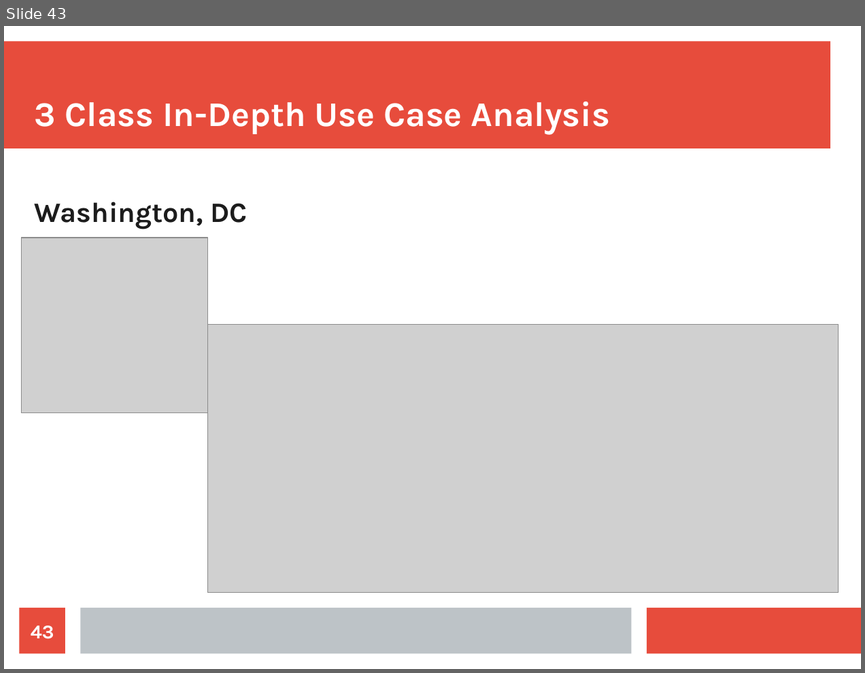
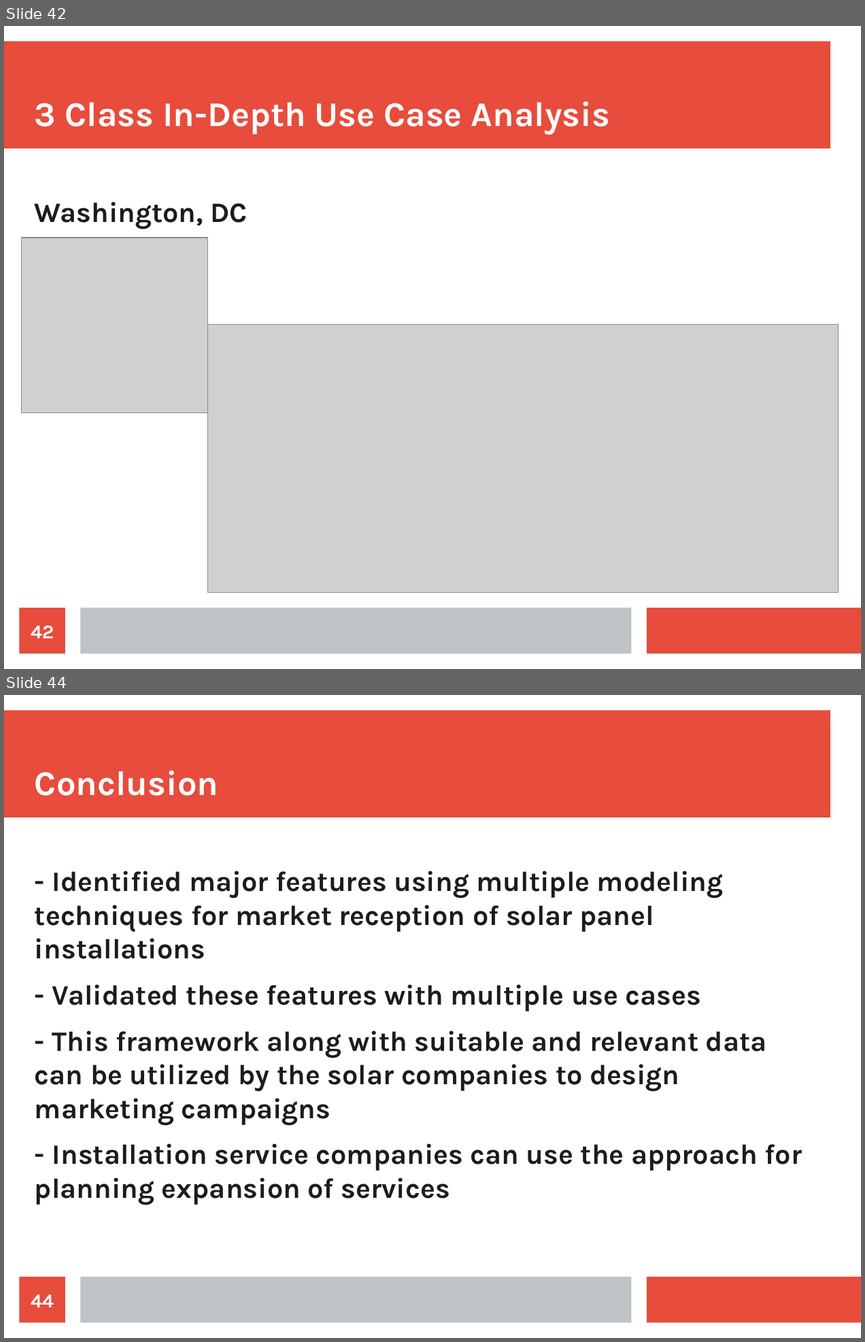
Before and after one commit to gurkpet/Solar-Panel-Market-Modeling, a slide deck: Solar Panel Market Modeling Presentation.odp. Shown one above the other, each under a label of ours: slide 43 before the commit, slides 42 and 44 after it; the slides between them are not shown. The pictures are 865x673 and 865x1342 pixels, drawn with LibreOffice and Linux fonts; fonts in the diff are those of the drawing; grey boxes stand for pictures. Boxes give left, top, right and bottom in pixels: in the first picture for what was removed or moved away, otherwise in the second. Text is boxed around its words. In the diff, an @@ line names an element or a change of style, - is before the commit and + after.

```diff
--- a/Solar Panel Market Modeling Presentation.odp
+++ b/Solar Panel Market Modeling Presentation.odp
@@ slide 44 added at (4, 695, 861, 1338), background #FFFFFF; not listed: 3 template elements that a slide beside it also shows @@
@@ title added at (35, 770, 219, 796), 32 pt, text #FFFFFF, bold @@
+Conclusion
@@ text added at (35, 870, 802, 1205), 26 pt, text #1C1C1C, bold @@
+- Identified major features using multiple modeling techniques for market reception of solar panel installations
+- Validated these features with multiple use cases
+- This framework along with suitable and relevant data can be utilized by the solar companies to design marketing campaigns
+- Installation service companies can use the approach for planning expansion of services
@@ page number added at (20, 1276, 65, 1323), fill #E74C3C, 18 pt, text #FFFFFF, bold @@
+44
@@ what was slide 43 is now slide 42 @@
@@ page number at (31, 625, 54, 638): text changed @@
-43
+42
```
Also in this commit, not shown: 4 slides changed, 1 other slide added, 1 slide removed, 1 other file.
